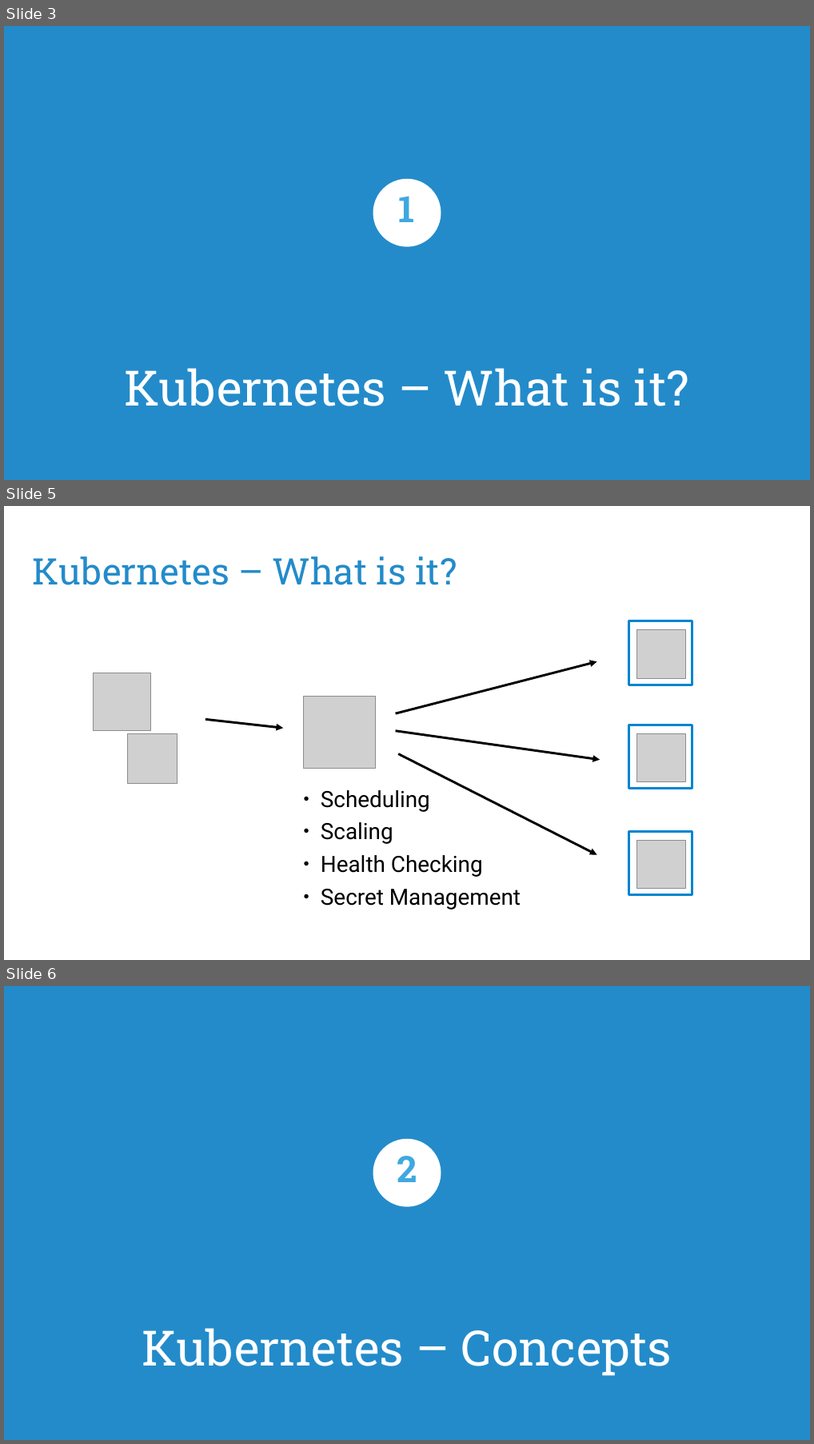
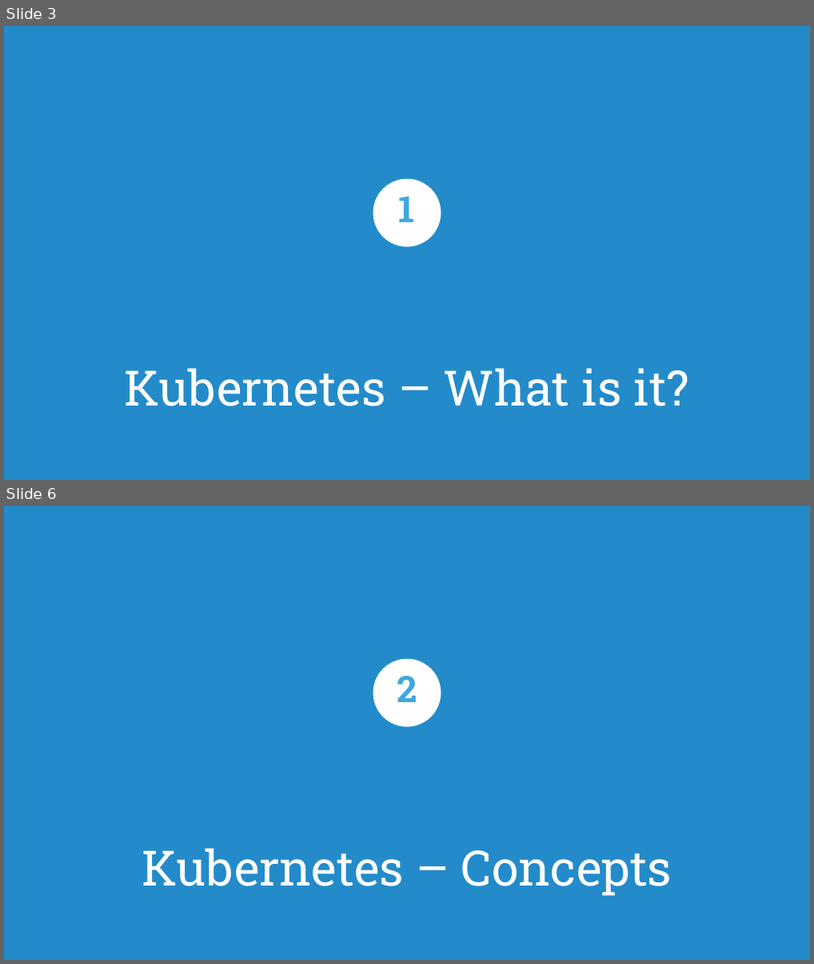
Before and after one commit to puzzle/kubernetes-techlab, a slide deck: presentation/introduction.odp. Shown one above the other, each under a label of ours: slides 3, 5 and 6 before the commit, slides 3 and 6 after it; the slides between them are not shown. The pictures are 814x1444 and 814x964 pixels, drawn with LibreOffice and Linux fonts; fonts in the diff are those of the drawing; grey boxes stand for pictures; background and template pictures are left out. Boxes give left, top, right and bottom in pixels: in the first picture for what was removed or moved away, otherwise in the second. Text is boxed around its words. In the diff, an @@ line names an element or a change of style, - is before the commit and + after.

```diff
--- a/presentation/introduction.odp
+++ b/presentation/introduction.odp
@@ slide 5 removed at (4,506,810,960), background #FFFFFF @@
@@ title removed at (33,556,457,585) @@
-Kubernetes – What is it?
@@ rectangle removed at (629,621,693,684) @@
@@ picture removed at (638,630,686,678) @@
@@ picture removed at (93,673,150,731) @@
@@ arrow removed from (395, 713) to (598, 662) @@
@@ picture removed at (303,696,375,768) @@
@@ arrow removed from (206, 719) to (283, 728) @@
@@ picture removed at (128,733,178,784) @@
@@ arrow removed from (395, 731) to (600, 759) @@
@@ rectangle removed at (629,724,693,788) @@
@@ picture removed at (638,733,686,782) @@
@@ arrow removed from (398, 754) to (598, 854) @@
@@ text removed at (321,790,521,909) @@
-● Scheduling
-● Scaling
-● Health Checking
-● Secret Management
@@ rectangle removed at (629,832,693,896) @@
@@ picture removed at (638,840,686,888) @@
```
Also in this commit, not shown: 7 slides changed, 3 slides added, 1 other slide removed, 2 other files.
